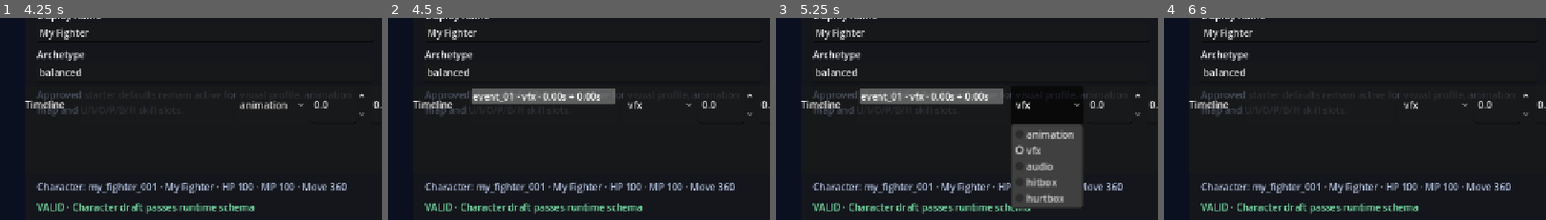
Above: before the commit, frames 1-4 (left to right).
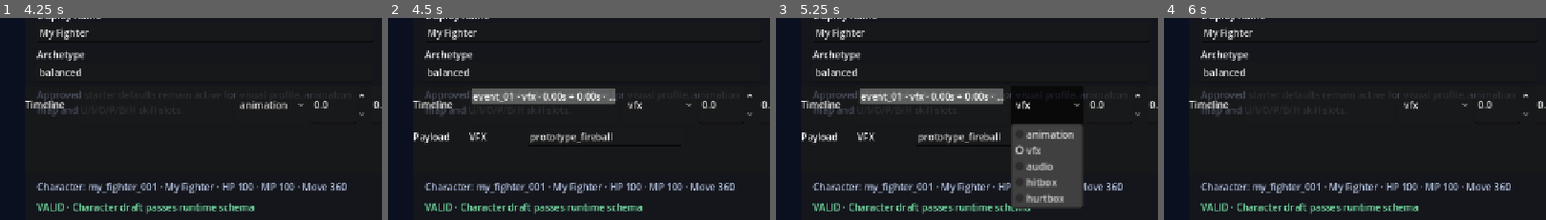
Above: after the commit, the same moments.

Repository: ws951125/custom-fighter
Game: Godot game, scene res://game/creator/creator_studio.tscn
Two runs of this game, one before a commit and one after it. Both use one fixed random seed, a clock stepped at 60 frames per second and the inputs below. This scene is started directly instead of the project's main scene.
Inputs:
- Up to frame 1 (4.25 s): click "animation" at 0.5 s; click "VFX Creator" at 1.25 s; click "Preview in Training" at 2 s; click "Export Package" at 2.75 s; click "Import Package" at 3.5 s
- Up to frame 2 (4.5 s): click "+ Event" at 4.25 s
- Up to frame 3 (5.25 s): click "vfx" at 5 s
- Up to frame 4 (6 s): click "Remove" at 5.75 s
The pictures show only the part of the screen within x 0-50%, y 38-88%; the shares and areas given below are measured in that part.

Frame 1 is identical in both runs. In frame 2, 1.0% of the frame differs, in the area x 6-60%, y 38-62%; in frame 3, 1.0%; in frame 4, nothing differs.

Commit message:
V2-1: add media timeline payload controls

Diff:
--- a/game/creator/timeline_creator_studio.gd
+++ b/game/creator/timeline_creator_studio.gd
@@ -2,7 +2,8 @@
 
 const SkillDefinition = preload("res://game/core/skills/skill_definition.gd")
 const SPATIAL_TIMELINE_FIELDS := ["half_width", "half_depth", "offset_x", "offset_depth"]
-const WEB_TIMELINE_EDITABLE_FIELDS := ["type", "time", "duration", "half_width", "half_depth", "offset_x", "offset_depth"]
+const MEDIA_TIMELINE_FIELDS := ["animation", "visual", "cue"]
+const WEB_TIMELINE_EDITABLE_FIELDS := ["type", "time", "duration", "animation", "visual", "cue", "half_width", "half_depth", "offset_x", "offset_depth"]
 
 var timeline_panel: PanelContainer
 var timeline_event_list: ItemList
@@ -10,6 +11,9 @@
 var timeline_time: SpinBox
 var timeline_duration: SpinBox
 var timeline_status: Label
+var timeline_media_row: HBoxContainer
+var timeline_media_name: Label
+var timeline_media_value: LineEdit
 var timeline_spatial_row: HBoxContainer
 var timeline_half_width: SpinBox
 var timeline_half_depth: SpinBox
@@ -71,6 +75,20 @@
 	timeline_status.horizontal_alignment = HORIZONTAL_ALIGNMENT_RIGHT
 	row.add_child(timeline_status)
 
+	timeline_media_row = HBoxContainer.new()
+	timeline_media_row.add_theme_constant_override("separation", 8)
+	stack.add_child(timeline_media_row)
+	_add_timeline_label(timeline_media_row, "Payload", 86.0)
+	timeline_media_name = Label.new()
+	timeline_media_name.custom_minimum_size = Vector2(90, 0)
+	timeline_media_row.add_child(timeline_media_name)
+	timeline_media_value = LineEdit.new()
+	timeline_media_value.custom_minimum_size = Vector2(260, 0)
+	timeline_media_value.placeholder_text = "safe lowercase token"
+	timeline_media_value.text_changed.connect(_on_timeline_media_value_changed)
+	timeline_media_row.add_child(timeline_media_value)
+	timeline_media_row.visible = false
+
 	timeline_spatial_row = HBoxContainer.new()
 	timeline_spatial_row.add_theme_constant_override("separation", 8)
 	stack.add_child(timeline_spatial_row)
@@ -129,6 +147,38 @@
 func _is_spatial_timeline_type(event_type: String) -> bool:
 	return SkillDefinition.TIMELINE_SPATIAL_EVENT_TYPES.has(event_type)
 
+func _is_media_timeline_type(event_type: String) -> bool:
+	return SkillDefinition.TIMELINE_MEDIA_EVENT_TYPES.has(event_type)
+
+func _media_field_for_type(event_type: String) -> String:
+	if event_type == "animation":
+		return "animation"
+	if event_type == "vfx":
+		return "visual"
+	if event_type == "audio":
+		return "cue"
+	return ""
+
+func _media_label_for_type(event_type: String) -> String:
+	if event_type == "animation":
+		return "Animation"
+	if event_type == "vfx":
+		return "VFX"
+	if event_type == "audio":
+		return "Audio Cue"
+	return "Payload"
+
+func _media_default_for_type(event_type: String) -> String:
+	if event_type == "animation":
+		return SkillDefinition.DEFAULT_TIMELINE_ANIMATION
+	if event_type == "vfx":
+		if skill_draft != null and not skill_draft.visual.is_empty():
+			return skill_draft.visual
+		return SkillDefinition.DEFAULT_TIMELINE_VFX
+	if event_type == "audio":
+		return SkillDefinition.DEFAULT_TIMELINE_AUDIO_CUE
+	return ""
+
 func _normalize_timeline_event_payload(event: Dictionary) -> Dictionary:
 	var normalized: Dictionary = event.duplicate(true)
 	var event_type := str(normalized.get("type", "")).strip_edges().to_lower()
@@ -141,6 +191,16 @@
 	else:
 		for key in SPATIAL_TIMELINE_FIELDS:
 			normalized.erase(key)
+
+	if _is_media_timeline_type(event_type):
+		var active_field := _media_field_for_type(event_type)
+		for key in MEDIA_TIMELINE_FIELDS:
+			if key != active_field:
+				normalized.erase(key)
+		normalized[active_field] = str(normalized.get(active_field, _media_default_for_type(event_type))).strip_edges().to_lower()
+	else:
+		for key in MEDIA_TIMELINE_FIELDS:
+			normalized.erase(key)
 	return normalized
 
 func _store_timeline_events(events: Array[Dictionary]) -> void:
@@ -227,6 +287,16 @@
 func _on_timeline_duration_changed(value: float) -> void:
 	_update_selected_timeline_field("duration", value)
 
+func _on_timeline_media_value_changed(value: String) -> void:
+	var index := _selected_timeline_index()
+	if index < 0 or index >= skill_draft.timeline_events.size():
+		return
+	var event_type := str(skill_draft.timeline_events[index].get("type", ""))
+	var field := _media_field_for_type(event_type)
+	if field.is_empty():
+		return
+	_update_selected_timeline_field(field, value)
+
 func _on_timeline_half_width_changed(value: float) -> void:
 	_update_selected_timeline_field("half_width", value)
 
@@ -244,10 +314,15 @@
 		return
 	timeline_event_list.clear()
 	for event in skill_draft.timeline_events:
-		var item_text := "%s · %s · %.2fs + %.2fs" % [event.get("id", ""), event.get("type", ""), float(event.get("time", 0.0)), float(event.get("duration", 0.0))]
-		if _is_spatial_timeline_type(str(event.get("type", ""))):
+		var event_type := str(event.get("type", ""))
+		var item_text := "%s · %s · %.2fs + %.2fs" % [event.get("id", ""), event_type, float(event.get("time", 0.0)), float(event.get("duration", 0.0))]
+		if _is_media_timeline_type(event_type):
+			var media_field := _media_field_for_type(event_type)
+			item_text += " · %s=%s" % [media_field, str(event.get(media_field, _media_default_for_type(event_type)))]
+		if _is_spatial_timeline_type(event_type):
 			item_text += " · %.1fx%.3f @ %.1f/%.3f" % [float(event.get("half_width", SkillDefinition.DEFAULT_TIMELINE_SPATIAL_HALF_WIDTH)), float(event.get("half_depth", SkillDefinition.DEFAULT_TIMELINE_SPATIAL_HALF_DEPTH)), float(event.get("offset_x", 0.0)), float(event.get("offset_depth", 0.0))]
 		timeline_event_list.add_item(item_text)
+	timeline_media_row.visible = false
 	timeline_spatial_row.visible = false
 	if select_index >= 0 and select_index < skill_draft.timeline_events.size():
 		timeline_event_list.select(select_index)
@@ -258,6 +333,13 @@
 			timeline_type.select(type_index)
 		timeline_time.set_value_no_signal(float(event.get("time", 0.0)))
 		timeline_duration.set_value_no_signal(float(event.get("duration", 0.0)))
+		if _is_media_timeline_type(event_type):
+			var media_field := _media_field_for_type(event_type)
+			timeline_media_row.visible = true
+			timeline_media_name.text = _media_label_for_type(event_type)
+			timeline_media_value.set_block_signals(true)
+			timeline_media_value.text = str(event.get(media_field, _media_default_for_type(event_type)))
+			timeline_media_value.set_block_signals(false)
 		if _is_spatial_timeline_type(event_type):
 			timeline_spatial_row.visible = true
 			timeline_half_width.set_value_no_signal(float(event.get("half_width", SkillDefinition.DEFAULT_TIMELINE_SPATIAL_HALF_WIDTH)))
